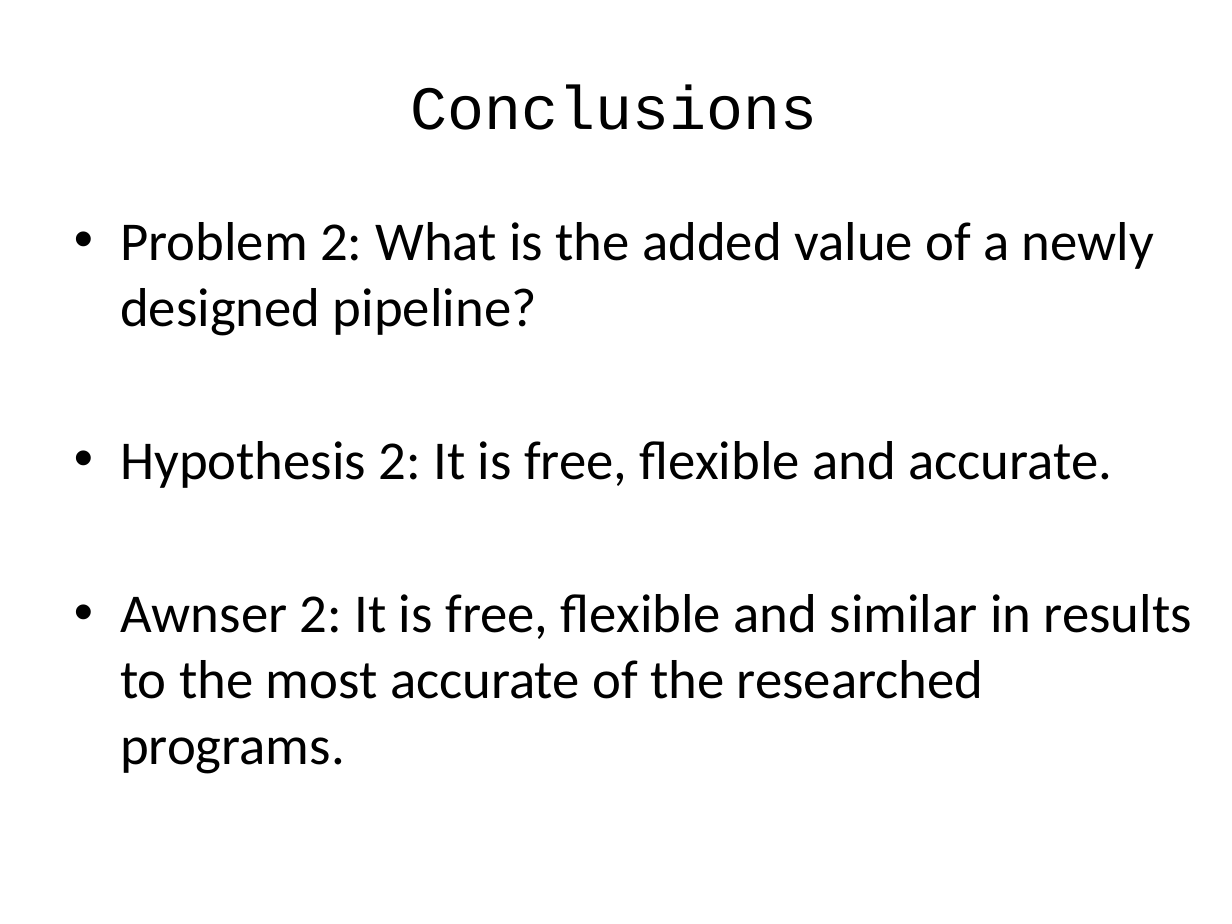
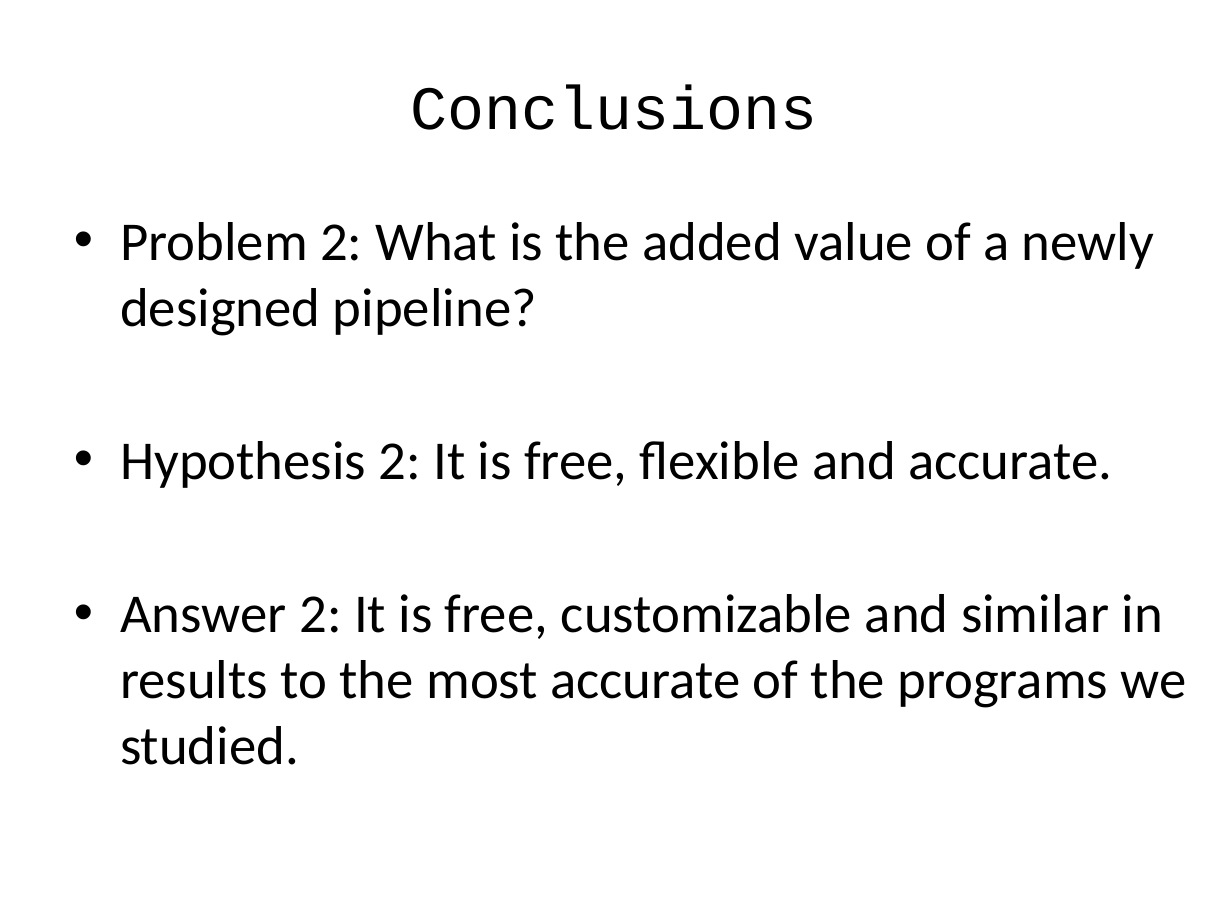
Before and after one commit to naturalis/HTS-barcode-checker, a slide deck: slide 26 of doc/presentationV4.pptx (slide 22 before the commit). Drawn at 1232x924 pixels with LibreOffice and Linux fonts; fonts in the diff are those of the drawing. Boxes give left, top, right and bottom in pixels: in the first picture for what was removed or moved away, otherwise in the second. Text is boxed around its words. In the diff, an @@ line names an element or a change of style, - is before the commit and + after.

```diff
--- a/doc/presentationV4.pptx
+++ b/doc/presentationV4.pptx
@@ text at [120,594,1187,765]: text changed @@
-• Awnser 2: It is free, flexible and similar in results to the most accurate of the researched programs.
+• Answer 2: It is free, customizable and similar in results to the most accurate of the programs we studied.
```
Also in this commit, not shown: 17 other slides changed, 5 slides added, 2 other files.
